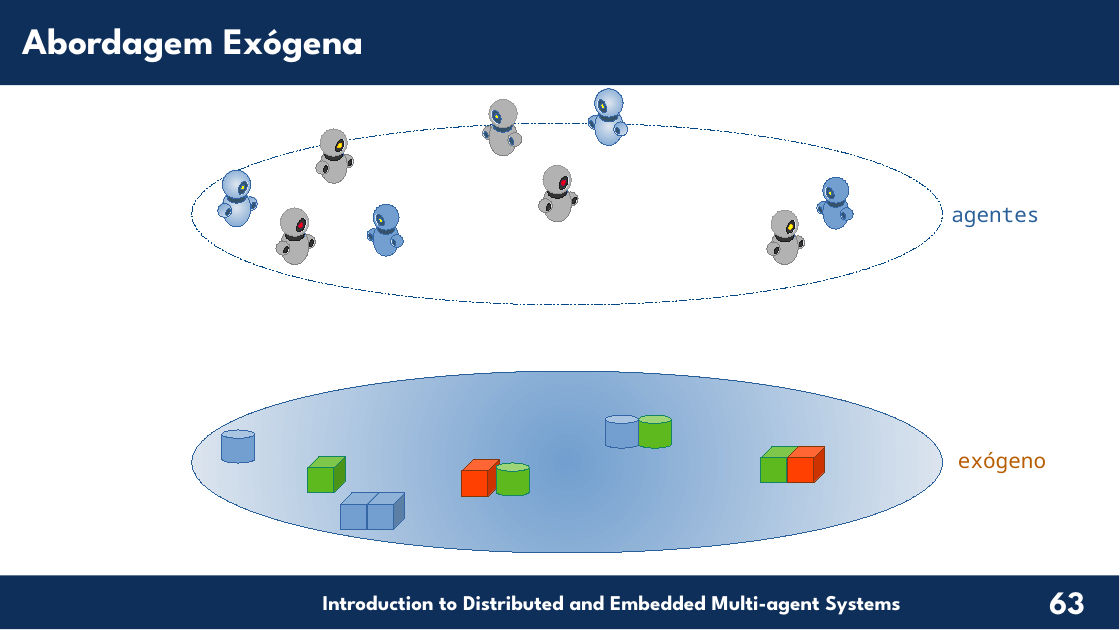
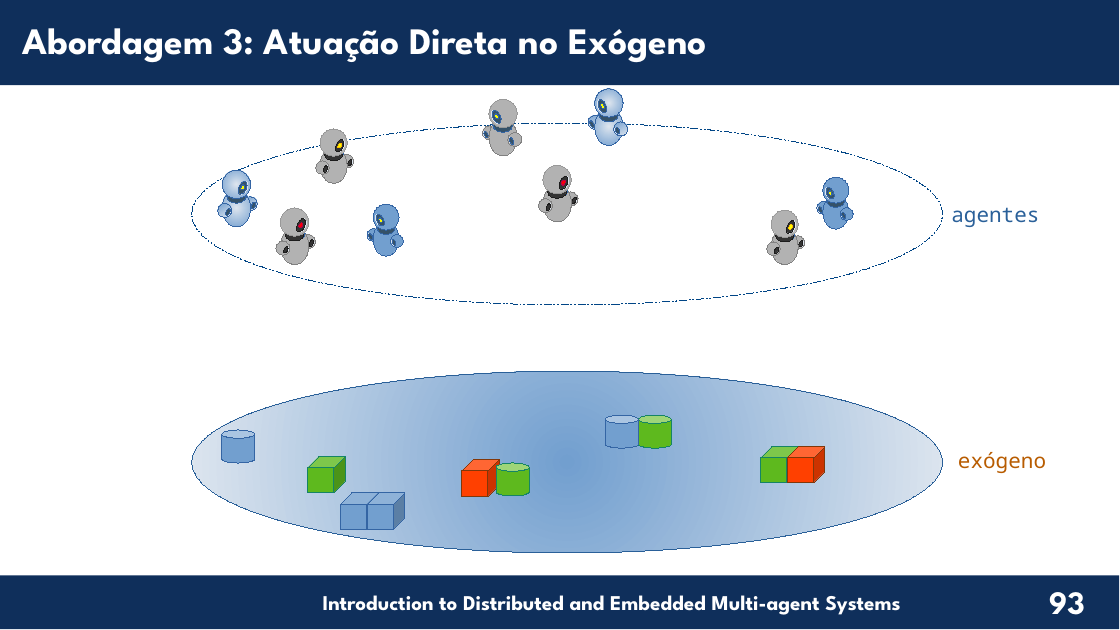
Before and after one commit to chon-group/distributedAndEmbeddedAI, a slide deck: slide 93 of course/02-TheAgentOrientedApproach/TheAgentOrientedApproach_20240217.odp (slide 63 before the commit). Drawn at 1120x630 pixels with LibreOffice and Linux fonts; fonts in the diff are those of the drawing; background and template pictures are left out. Boxes give left, top, right and bottom in pixels: in the first picture for what was removed or moved away, otherwise in the second. Text is boxed around its words. In the diff, an @@ line names an element or a change of style, - is before the commit and + after.

```diff
--- a/course/02-TheAgentOrientedApproach/TheAgentOrientedApproach_20240217.odp
+++ b/course/02-TheAgentOrientedApproach/TheAgentOrientedApproach_20240217.odp
@@ text at box(22, 28, 706, 63): text changed @@
-Abordagem Exógena
+Abordagem 3: Atuação Direta no Exógeno
@@ page number at box(1049, 592, 1085, 615): text changed @@
-63
+93
```
Also in this commit, not shown: 21 other slides changed, 42 slides added, 3 slides removed, 1 other file.
